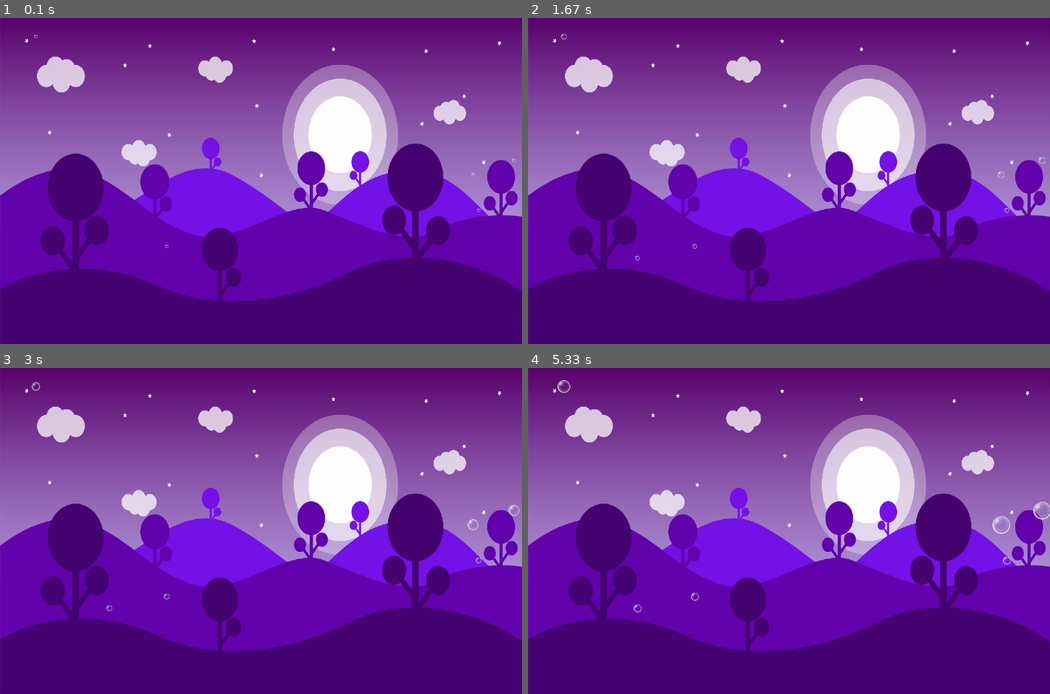
Above: before the commit, frames 1-4 (two rows, left to right).
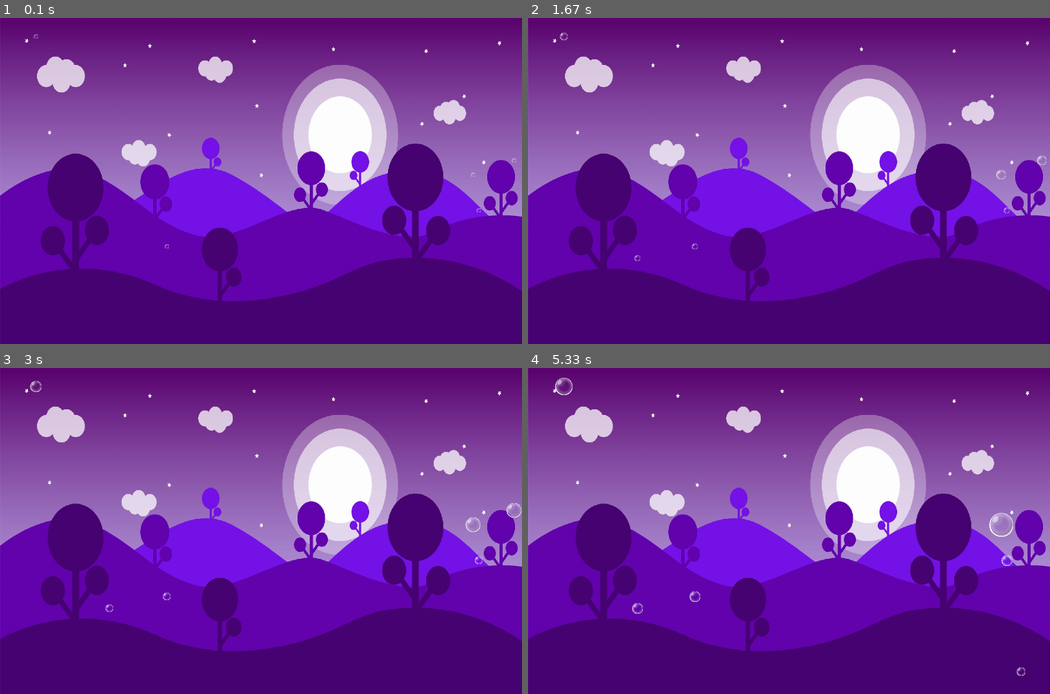
Above: after the commit, the same moments.

Repository: JanKrb/pygame-bubbles
Game: pygame game, started from game.py
Two runs of this game, one before a commit and one after it. Both use one fixed random seed, a clock stepped at 60 frames per second and the inputs below.
Inputs:
- Up to frame 1 (0.1 s): no input
- Up to frame 2 (1.67 s): no input
- Up to frame 3 (3 s): no input
- Up to frame 4 (5.33 s): no input

The runs differ from the first frame. In frame 1, less than 0.1% of the frame differs, in the area x 6-99%, y 4-71%; in frame 2, 0.1%; in frame 3, 0.2%; in frame 4, 0.5%, in the area x 5-100%, y 2-95%.

Commit message:
Corner collision

Diff:
--- a/game.py
+++ b/game.py
@@ -136,10 +136,33 @@
     def draw(self, screen):
         screen.blit(self.image, self.rect)
 
+    def check_bubble_collision(self):
+        pass
+
+    def check_window_collision(self):
+        # TODO: Game Over
+        left_pos = self.rect.center[0] - self.rect.width // 2
+        if left_pos < 0: self.kill(looped_call=False)
+
+        right_pos = self.rect.center[0] + self.rect.width // 2
+        if right_pos > Settings.window_width: self.kill(looped_call=False)
+
+        top_pos = self.rect.center[1] - self.rect.height // 2
+        if top_pos < 0: self.kill(looped_call=False)
+
+        bottom_pos = self.rect.center[1] + self.rect.height // 2
+        if bottom_pos > Settings.window_height: self.kill(looped_call=False)
+
+    def check_collision(self):
+        self.check_bubble_collision()
+        self.check_window_collision()
+
     def update(self):
         if self.killed:
             self.kill()
             return
+
+        self.check_collision()
 
 class Game:
     def __init__(self) -> None:
Binary file changed: assets/images/bubble1.png
Binary file changed: assets/images/bubble2.png
Binary file changed: assets/images/bubble3.png
Binary file changed: assets/images/bubble4.png
Binary file changed: assets/images/bubble5.png
Binary file changed: assets/images/bubble6.png
Binary file changed: assets/images/bubble7.png
